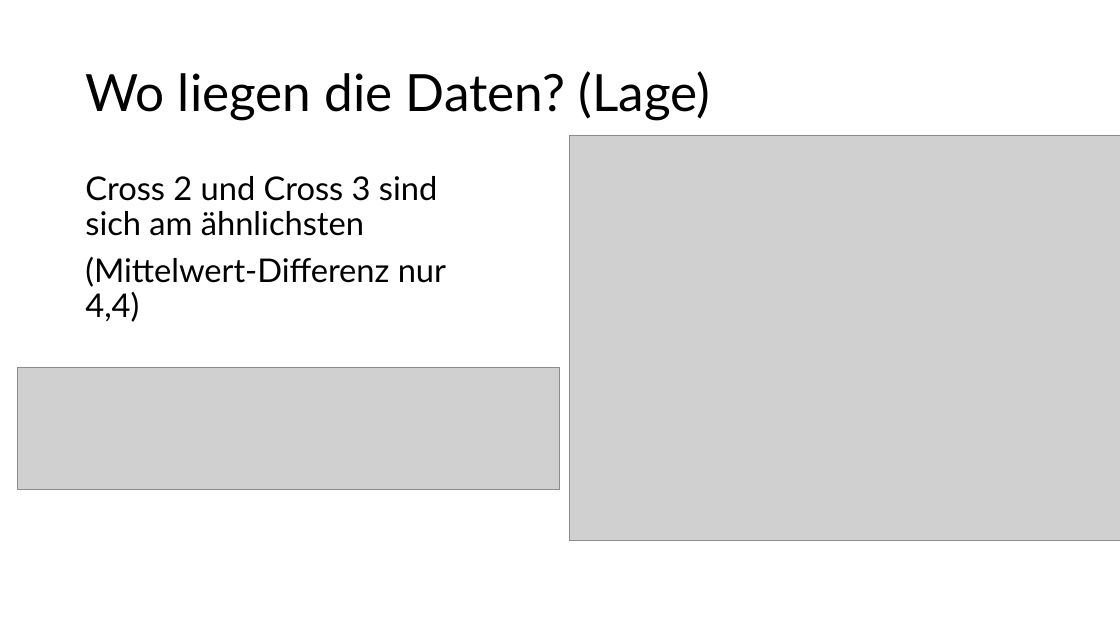
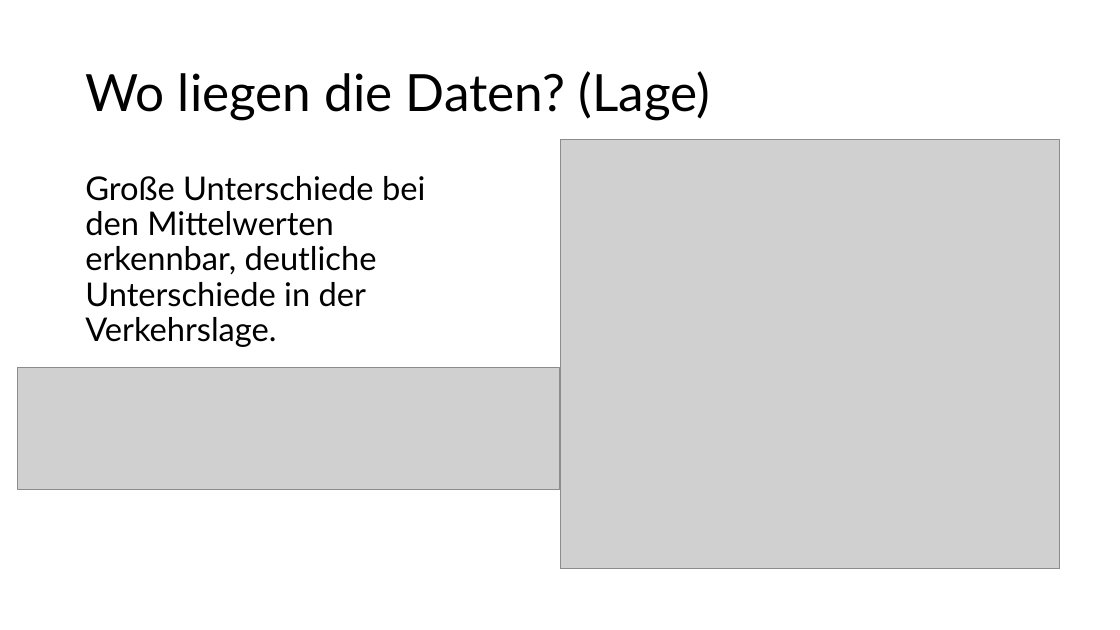
Before and after one commit to TieRub/DMg_2026, a slide deck: slide 3 of DMG_B1.pptx. Drawn at 1120x630 pixels with LibreOffice and Linux fonts; fonts in the diff are those of the drawing; grey boxes stand for pictures. Boxes give left, top, right and bottom in pixels: in the first picture for what was removed or moved away, otherwise in the second. Text is boxed around its words. In the diff, an @@ line names an element or a change of style, - is before the commit and + after.

```diff
--- a/DMG_B1.pptx
+++ b/DMG_B1.pptx
@@ picture: place and size @@
-picture at (570, 136, 1120, 541)
+picture at (560, 140, 1060, 569)
@@ text at (85, 176, 425, 347): text changed @@
-Cross 2 und Cross 3 sind sich am ähnlichsten
-(Mittelwert-Differenz nur 4,4)
+Große Unterschiede bei den Mittelwerten erkennbar, deutliche Unterschiede in der Verkehrslage.
```
Also in this commit, not shown: 3 other slides changed, 3 slides added.
